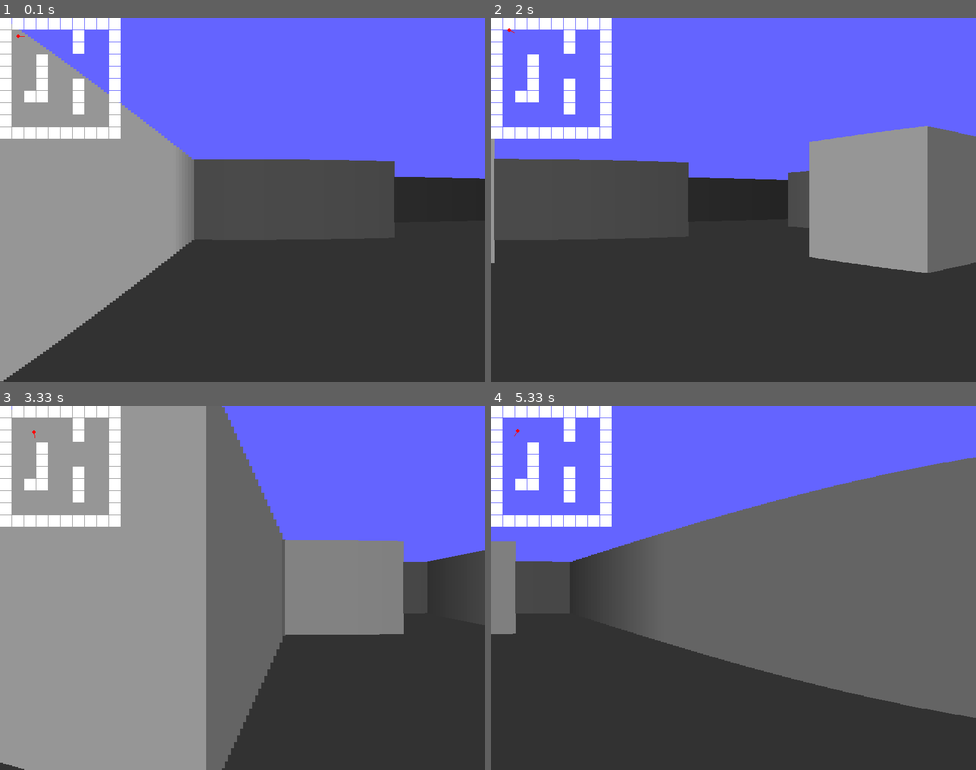
Above: before the commit, frames 1-4 (two rows, left to right).
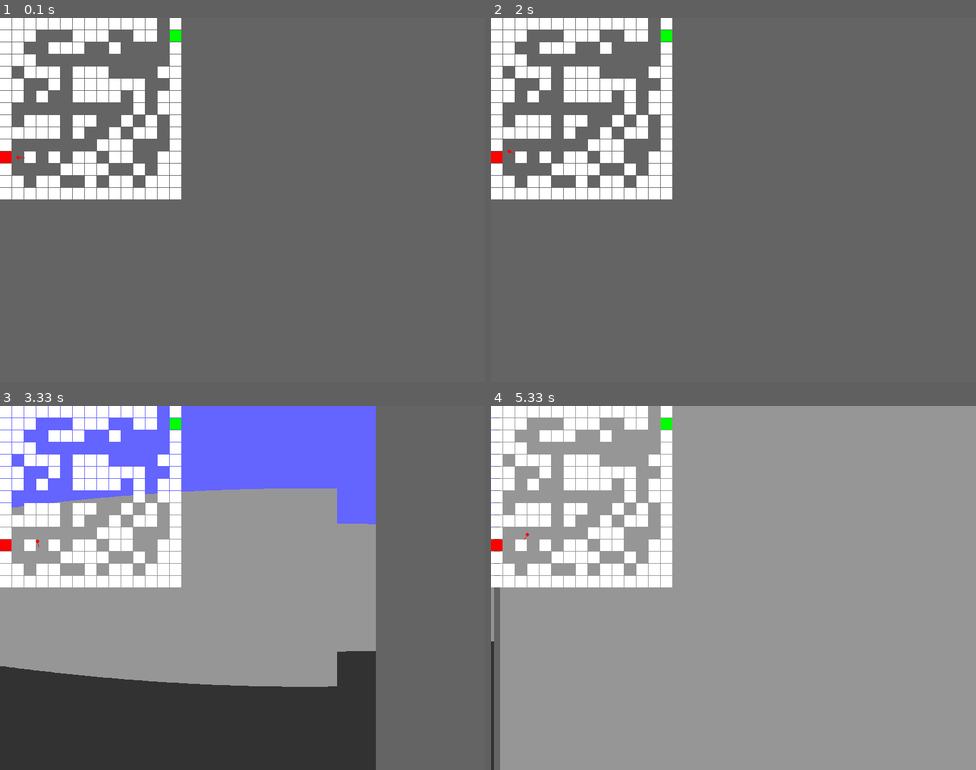
Above: after the commit, the same moments.

Repository: Parker-Shelton/pygames
Game: pygame game, started from fps_3d_world.py
Two runs of this game, one before a commit and one after it. Both use one fixed random seed, a clock stepped at 60 frames per second and the inputs below.
Inputs (mouse positions are in pixels of both pictures, inside the frame that each line leads up to):
- Up to frame 1 (0.1 s): no input
- Up to frame 2 (2 s): hold D 0.33-0.8 s; move the mouse to (714, 214) at 0.37 s; hold W 0.83-1.13 s; move the mouse to (888, 189) at 0.87 s; hold D 1.17-1.63 s; move the mouse to (617, 203) at 1.2 s; hold A from 1.67 s (still down); move the mouse to (583, 145) at 1.7 s
- Up to frame 3 (3.33 s): release A at 2.2 s; hold S 2.23-2.53 s; move the mouse to (315, 460) at 2.27 s; hold A 2.57-2.97 s; move the mouse to (300, 620) at 2.6 s; hold W from 3 s (still down); move the mouse to (252, 464) at 3.03 s
- Up to frame 4 (5.33 s): release W at 3.37 s; hold D 3.4-4.03 s; move the mouse to (558, 577) at 3.43 s; hold S 4.07-4.43 s; move the mouse to (738, 624) at 4.1 s; hold A 4.47-4.93 s; move the mouse to (718, 526) at 4.5 s; hold D from 4.97 s (still down); move the mouse to (859, 646) at 5 s

The runs differ from the first frame. In frame 1, 97% of the frame differs, in the area x 0-100%, y 0-100%; in frame 2, 93%; in frame 3, 63%; in frame 4, 97%.

Commit message:
added start and end walls

Diff:
--- a/fps_3d_world.py
+++ b/fps_3d_world.py
@@ -2,6 +2,8 @@
 import math
 import numpy as np
 import sys
+import random
+from queue import Queue
 
 # Initialize Pygame
 pygame.init()
@@ -14,31 +16,107 @@
 MOUSE_SENSITIVITY = 0.2
 MOVEMENT_SPEED = 0.05
 RAY_COUNT = 160  # Number of rays to cast (resolution)
+MAP_SIZE = 15  # Size of the map (must be odd number)
 
 # Colors
 BLACK = (0, 0, 0)
 WHITE = (255, 255, 255)
 RED = (255, 0, 0)
+GREEN = (0, 255, 0)
 BLUE = (100, 100, 255)
 DARK_GRAY = (50, 50, 50)
 GRAY = (100, 100, 100)
 LIGHT_GRAY = (150, 150, 150)
 
-# World map (1 represents walls, 0 represents empty space)
-WORLD_MAP = [
-    [1,1,1,1,1,1,1,1,1,1],
-    [1,0,0,0,0,0,1,0,0,1],
-    [1,0,0,0,0,0,1,0,0,1],
-    [1,0,0,1,0,0,0,0,0,1],
-    [1,0,0,1,0,0,0,0,0,1],
-    [1,0,0,1,0,0,1,0,0,1],
-    [1,0,1,1,0,0,1,0,0,1],
-    [1,0,0,0,0,0,1,0,0,1],
-    [1,0,0,0,0,0,0,0,0,1],
-    [1,1,1,1,1,1,1,1,1,1]
-]
-
-MAP_SIZE = len(WORLD_MAP)
+# Special wall types
+WALL_NORMAL = 1
+WALL_START = 2
+WALL_END = 3
+
+def generate_random_map():
+    # Initialize map with walls
+    world_map = [[1 for _ in range(MAP_SIZE)] for _ in range(MAP_SIZE)]
+
+    # Create empty space in the middle
+    for y in range(1, MAP_SIZE-1):
+        for x in range(1, MAP_SIZE-1):
+            world_map[y][x] = random.randint(0, 1)
+
+    # Place start cube on left wall and ensure adjacent space is empty
+    start_y = random.randint(1, MAP_SIZE-2)
+    world_map[start_y][0] = WALL_START
+    world_map[start_y][1] = 0  # Ensure path from start
+    world_map[start_y-1][1] = 0  # Create some room to move
+    world_map[start_y+1][1] = 0
+
+    # Make sure the map is traversable using flood fill
+    def flood_fill():
+        visited = [[False for _ in range(MAP_SIZE)] for _ in range(MAP_SIZE)]
+        distances = [[0 for _ in range(MAP_SIZE)] for _ in range(MAP_SIZE)]
+        q = Queue()
+        # Start flood fill from the space next to start cube
+        q.put((1, start_y))
+        visited[start_y][1] = True
+
+        while not q.empty():
+            x, y = q.get()
+            for dx, dy in [(0, 1), (1, 0), (0, -1), (-1, 0)]:
+                new_x, new_y = x + dx, y + dy
+                if (0 <= new_x < MAP_SIZE and 0 <= new_y < MAP_SIZE and
+                    not visited[new_y][new_x] and world_map[new_y][new_x] == 0):
+                    visited[new_y][new_x] = True
+                    distances[new_y][new_x] = distances[y][x] + 1
+                    q.put((new_x, new_y))
+
+        return visited, distances
+
+    # Keep generating new maps until we get one that's sufficiently connected
+    while True:
+        visited, distances = flood_fill()
+        empty_spaces = sum(1 for y in range(1, MAP_SIZE-1)
+                         for x in range(1, MAP_SIZE-1)
+                         if world_map[y][x] == 0)
+        reachable_spaces = sum(1 for y in range(MAP_SIZE)
+                             for x in range(MAP_SIZE)
+                             if visited[y][x])
+
+        # If at least 70% of empty spaces are reachable, try to place end cube
+        if reachable_spaces >= 0.7 * empty_spaces:
+            # Try to place end cube on right wall
+            best_end_y = None
+            max_dist = 0
+
+            # Check all positions on right wall
+            for y in range(1, MAP_SIZE-1):
+                # Check if the space next to the wall is reachable
+                if visited[y][MAP_SIZE-2]:
+                    dist = distances[y][MAP_SIZE-2]
+                    if dist > max_dist:
+                        max_dist = dist
+                        best_end_y = y
+
+            # If we found a good spot and it's far enough
+            if best_end_y and max_dist > MAP_SIZE // 2:
+                world_map[best_end_y][MAP_SIZE-1] = WALL_END
+                # Ensure path to end is clear
+                world_map[best_end_y][MAP_SIZE-2] = 0
+                world_map[best_end_y-1][MAP_SIZE-2] = 0
+                world_map[best_end_y+1][MAP_SIZE-2] = 0
+                break
+
+        # Otherwise, regenerate the middle of the map
+        for y in range(1, MAP_SIZE-1):
+            for x in range(1, MAP_SIZE-1):
+                world_map[y][x] = random.randint(0, 1)
+        # Ensure path from start is clear
+        world_map[start_y][1] = 0
+        world_map[start_y-1][1] = 0
+        world_map[start_y+1][1] = 0
+
+    return world_map
+
+# Generate the initial world map
+WORLD_MAP = generate_random_map()
 
 # Set up the display
 screen = pygame.display.set_mode((WINDOW_WIDTH, WINDOW_HEIGHT))
@@ -47,8 +125,25 @@
 
 class Player:
     def __init__(self):
-        self.x = 1.5  # Starting x position
-        self.y = 1.5  # Starting y position
+        # Find start cube position
+        start_pos = None
+        for y in range(MAP_SIZE):
+            for x in range(MAP_SIZE):
+                if WORLD_MAP[y][x] == WALL_START:
+                    start_pos = (x, y)
+                    break
+            if start_pos:
+                break
+
+        # Position player next to start cube
+        if start_pos[0] == 0:  # Start cube on left wall
+            self.x = start_pos[0] + 1.5  # Place slightly right of the wall
+        elif start_pos[0] == MAP_SIZE - 1:  # Start cube on right wall
+            self.x = start_pos[0] - 1.5  # Place slightly left of the wall
+        else:
+            self.x = start_pos[0] + 0.5
+
+        self.y = start_pos[1] + 0.5  # Center in the tile
         self.angle = 0.0  # Starting angle
         self.height = WINDOW_HEIGHT / 2
 
@@ -131,7 +226,7 @@
             side = 1
 
         # Check if ray has hit a wall
-        if WORLD_MAP[map_y][map_x] == 1:
+        if WORLD_MAP[map_y][map_x] != 0:
             hit = True
 
     # Calculate distance to the point of impact
@@ -140,7 +235,7 @@
     else:
         perp_wall_dist = side_dist_y - delta_dist_y
 
-    return perp_wall_dist, side
+    return perp_wall_dist, side, WORLD_MAP[map_y][map_x]
 
 def render_world(surface, player):
     # Draw sky
@@ -154,7 +249,7 @@
         ray_angle = player.angle - math.radians(HALF_FOV) + (x / RAY_COUNT) * math.radians(FOV)
 
         # Cast ray and get distance
-        distance, side = cast_ray(player, ray_angle)
+        distance, side, wall_type = cast_ray(player, ray_angle)
 
         # Calculate wall height
         wall_height = (WINDOW_HEIGHT / distance) if distance > 0 else WINDOW_HEIGHT
@@ -167,9 +262,16 @@
         strip_width = WINDOW_WIDTH / RAY_COUNT
         strip_pos = x * strip_width
 
-        # Choose wall color based on side and add shading based on distance
-        base_color = LIGHT_GRAY if side == 1 else GRAY
-        shade = min(1.0, 1.0 / (distance * 0.3))  # Distance shading
+        # Choose wall color based on type and side
+        if wall_type == WALL_START:
+            base_color = RED
+        elif wall_type == WALL_END:
+            base_color = GREEN
+        else:
+            base_color = LIGHT_GRAY if side == 1 else GRAY
+
+        # Apply distance shading
+        shade = min(1.0, 1.0 / (distance * 0.3))
         wall_color = tuple(int(c * shade) for c in base_color)
 
         # Draw wall strip
@@ -180,8 +282,13 @@
     # Draw map
     for y in range(MAP_SIZE):
         for x in range(MAP_SIZE):
-            if WORLD_MAP[y][x] == 1:
-                pygame.draw.rect(surface, WHITE,
+            if WORLD_MAP[y][x] != 0:
+                color = WHITE
+                if WORLD_MAP[y][x] == WALL_START:
+                    color = RED
+                elif WORLD_MAP[y][x] == WALL_END:
+                    color = GREEN
+                pygame.draw.rect(surface, color,
                                (x * scale, y * scale, scale-1, scale-1))
 
     # Draw player
